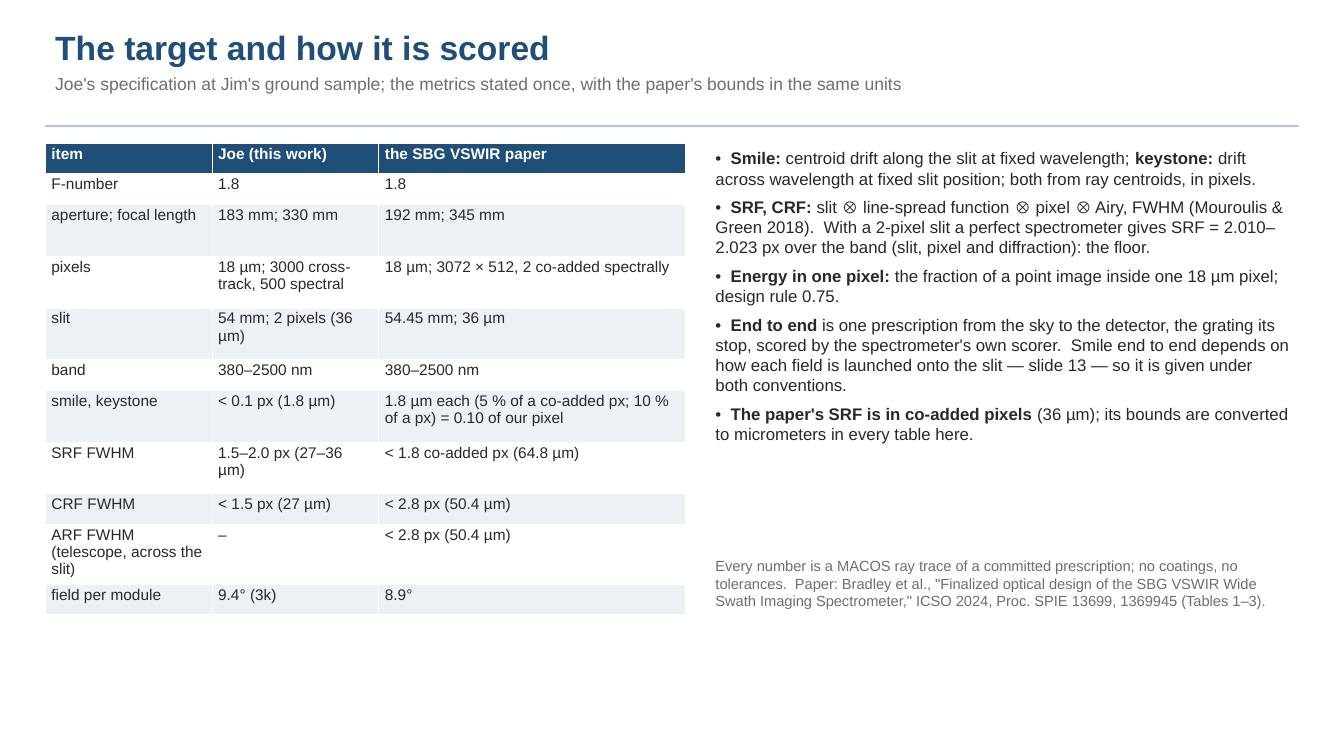
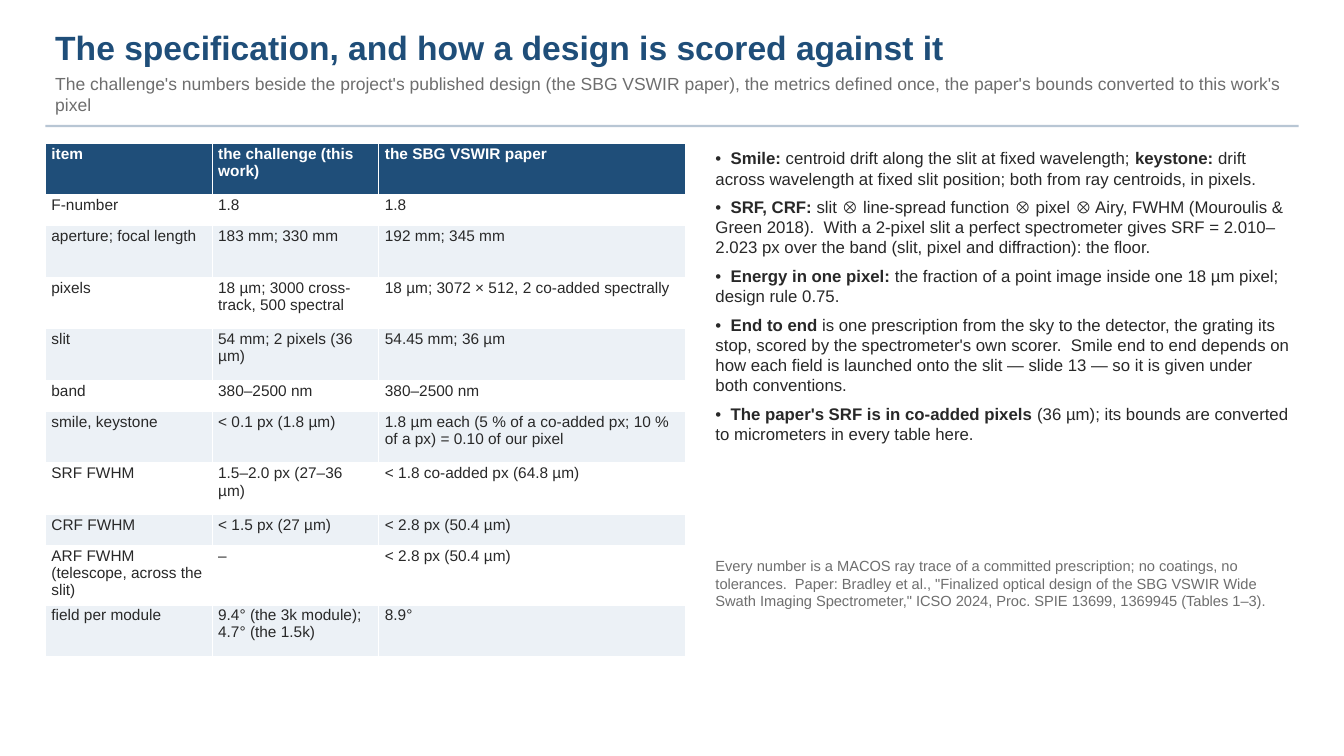
Before and after one commit to nasa-jpl/macos, a slide deck: slide 3 of demo_session/deck_dyson_3k.pptx. Drawn at 1344x756 pixels with LibreOffice and Linux fonts; fonts in the diff are those of the drawing. Boxes give left, top, right and bottom in pixels: in the first picture for what was removed or moved away, otherwise in the second. Text is boxed around its words. In the diff, an @@ line names an element or a change of style, - is before the commit and + after.

```diff
--- a/demo_session/deck_dyson_3k.pptx
+++ b/demo_session/deck_dyson_3k.pptx
@@ text at bbox=[55, 35, 1280, 115]: text changed @@
-The target and how it is scored
-Joe's specification at Jim's ground sample; the metrics stated once, with the paper's bounds in the same units
+The specification, and how a design is scored against it
+The challenge's numbers beside the project's published design (the SBG VSWIR paper), the metrics defined once, the paper's bounds converted to this work's pixel
@@ table at bbox=[45, 143, 685, 649] @@
-row 1, column 2: Joe (this work)
+row 1, column 2: the challenge (this work)
-row 11, column 2: 9.4° (3k)
+row 11, column 2: 9.4° (the 3k module); 4.7° (the 1.5k)
```
Also in this commit, not shown: 7 other slides changed, 1 other file.
